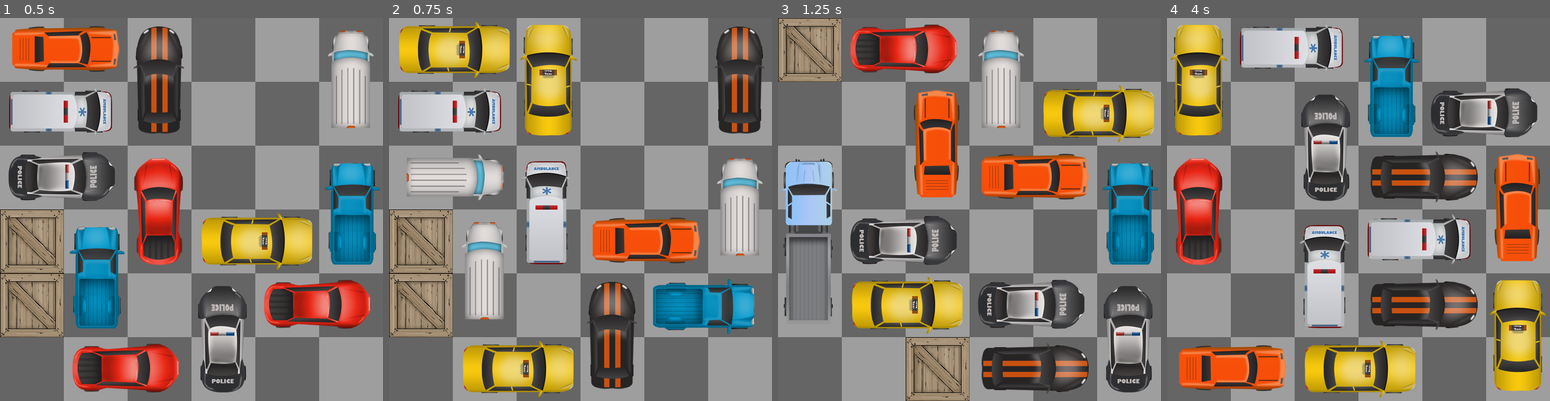
Above: before the commit, frames 1-4 (left to right).
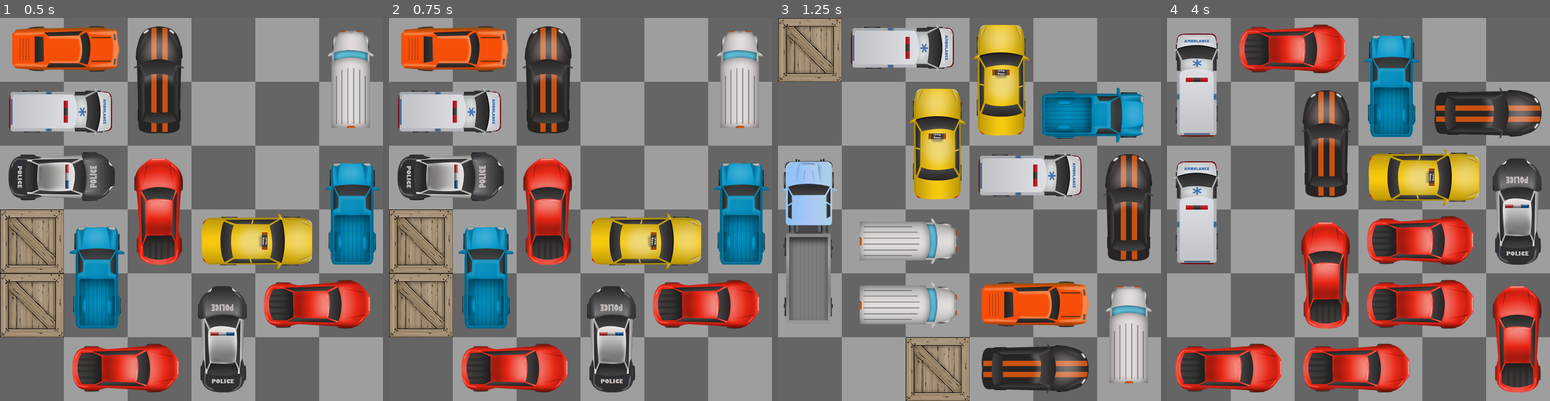
Above: after the commit, the same moments.

Repository: Nahumuss/Rush-Minute-2
Game: Godot game, scene res://Game.tscn
Two runs of this game, one before a commit and one after it. Both use one fixed random seed, a clock stepped at 60 frames per second and the inputs below.
Inputs (mouse positions are in pixels of both pictures, inside the frame that each line leads up to):
- Up to frame 1 (0.5 s): no input
- Up to frame 2 (0.75 s): tap Enter at 0.5 s; move the mouse to (419, 240) at 0.52 s; hold D from 0.53 s (still down); tap R at 0.6 s; click (419, 240) at 0.67 s
- Up to frame 3 (1.25 s): keep holding D; tap B at 0.8 s
- Up to frame 4 (4 s): tap Space at 1.25, 2.75 s; move the mouse to (1327, 370) at 1.27 s; release D at 1.28 s; hold S 1.28-2.03 s; tap B at 1.35, 2.3, 2.85, 3.8 s; click (1327, 370) at 1.42 s; tap R at 1.55, 2.1, 3.05, 3.6 s; tap Enter at 2, 3.5 s; move the mouse to (1454, 370) at 2.02 s; hold D 2.03-2.78 s; click (1454, 370) at 2.17 s; move the mouse to (1197, 48) at 2.77 s; hold W 2.78-3.53 s; click (1197, 48) at 2.92 s; hold A from 3.53 s (still down); click (1197, 48) at 3.67 s

Frame 1 is identical in both runs. In frame 2, 33% of the frame differs, in the area x 2-100%, y 0-100%; in frame 3, 31%; in frame 4, 38%, in the area x 0-100%, y 1-100%.
Error before the commit: Attempt to call function 'get_root' in base 'null instance' on a null instance. (res://Scripts/Tile.gd:66)

Commit message:
added alot of documentation and changed the reset along with a new levle key

Diff:
--- a/Scripts/Area2D.gd
+++ b/Scripts/Area2D.gd
@@ -1,8 +1,10 @@
 extends Area2D
 
+# Triggers when clicking on the Area2D of the tile
 func _input_event(viewport, event, shape_idx):
 	if event is InputEventMouseButton and event.button_index == BUTTON_LEFT and event.is_pressed():
 		self.on_click()
 
+# Triggers when clicking on the Area2D
 func on_click():
 	get_parent().on_click()
--- a/Scripts/Board.gd
+++ b/Scripts/Board.gd
@@ -1,18 +1,22 @@
 extends Node2D
 class_name Board
 
-#The dimentions of the board
+# The dimentions of the board
 const DIMENTIONS = Vector2(6,6)
+
 var rng : RandomNumberGenerator = RandomNumberGenerator.new()
+
+# The current level string
 var level = ''
-#The car that was last clicked by the player
+
+# The car that was last clicked by the player
 var selected_car : Car = null
 
 func _ready():
 	rng.randomize()
 	generate_tiles()
 
-#Generating the tiles
+# Generating the tiles
 func generate_tiles() -> void:
 	var text : String = load_text_file('res://Levels/levels.txt')
 	var levels : Array = text.split("\n")
@@ -35,15 +39,23 @@
 	for key in cars.keys():
 		add_car_auto(cars[key])
 
-func reset() -> void:
+# Removes all cars from the board
+func hard_reset() -> void:
 	for child in get_children():
 		if !(child is Sprite) and !(child is Timer):
 			remove_child(child)
 
+# Returns the cars to their original position
+func soft_reset() -> void:
+	for child in get_children():
+		if child is Car:
+			child.reset();
+
+# Gets a random level form the levels list
 func get_random_level(levels):
-	return levels[rng.randi_range(0,len(levels))].split(' ')[1]
+	return levels[get_random_number(0,len(levels))].split(' ')[1]
 
-#When clicking the car
+# Called when clicking the car
 func on_click(car_clicked : Car, tile_clicked : Tile) -> void:
 	if selected_car != car_clicked:
 		car_clicked.set_selected(true)
@@ -51,22 +63,26 @@
 			selected_car.set_selected(false)
 		selected_car = car_clicked
 
+# Adds a wall to the board
 func add_wall(pos : Vector2):
 	var wall : Wall = preload("res://Prefabs/Wall.tscn").instance()
 	wall.init(pos)
 	add_child(wall)
 
+# Adds a car and oriantate by the tiles given
 func add_car_auto(tiles_pos : Array):
 	if len(tiles_pos) <= 1:
 		add_car(tiles_pos, false)
 	else:
 		add_car(tiles_pos, tiles_pos[1] - tiles_pos[0] == Vector2(1,0))
 
+# Adds a car
 func add_car(tiles_pos : Array, rotated : bool):
 	var car : Car = preload("res://Prefabs/Car.tscn").instance()
 	car.init(tiles_pos, rotated)
 	add_child(car)
 
+# Triggered on a key input
 func _input(event):
 	var timer : Timer = get_child(1)
 	if event is InputEventKey and event.pressed and timer.time_left == 0:
@@ -78,15 +94,16 @@
 			if selected_car:
 				selected_car.move(false)
 		if event.scancode == KEY_R:
-			reset()
-			generate_from_string(level)
+			soft_reset()
 		if event.scancode == KEY_B:
-			reset()
+			hard_reset()
 			generate_tiles()
 
+# Gets a random number
 func get_random_number(min_val : int, max_val : int) -> int:
 	return rng.randi_range(min_val, max_val)
 
+# Loads a text file to the code
 func load_text_file(path) -> String:
 	var f = File.new()
 	var err = f.open(path, File.READ)
--- a/Scripts/Car.gd
+++ b/Scripts/Car.gd
@@ -8,6 +8,7 @@
 func _ready():
 	pass
 
+# Called on the car's initialization
 func init(tiles_pos : Array, direction : bool) -> void:
 	rng.randomize()
 	if direction:
@@ -21,6 +22,7 @@
 	fix_rotation()
 	draw_car()
 
+# Fixes the rotation of the car by the direction variable
 func fix_rotation() -> void:
 	for tile in get_children():
 		var last_rotation = tile.get_rotation_degrees()
@@ -29,13 +31,21 @@
 		elif direction and last_rotation != 0:
 			tile.set_rotation(90)
 
+# Resets the position of the car's tiles
+func reset() -> void:
+	for tile in get_children():
+		tile.reset()
+
+# Sets the car's tiles as selected
 func set_selected(is_selected: bool):
 	for tile in self.get_children():
 		tile.set_selected(is_selected)
 
+# Triggers when clicking on the car (one of its tiles)
 func on_click(tile_clicked : Tile) -> void:
 	get_parent().on_click(self, tile_clicked)
 
+# Applies the texture to the car's tiles
 func draw_car() -> void:
 	var path : String = "res://Sprites/Cars/" + str(length) + "x1/"
 	var textures : Array = get_list_in_dir(path)
@@ -44,6 +54,7 @@
 		for i in range(length):
 			self.get_children()[i].apply_texture(path + chosen, i)
 
+# Get a list of the file name's in a directory
 func get_list_in_dir(path) -> Array:
 	var files = []
 	var dir = Directory.new()
@@ -60,10 +71,12 @@
 	dir.list_dir_end()
 	return files
 
+# Moves the car's tiles forward or backward
 func move_tiles(is_forward : bool):
 	for tile in get_children():
 		tile.move(is_forward)
 
+# Returns true if the car is not blocked by other cars, otherwise false
 func can_move(is_forward : bool):
 	if is_forward:
 		var front : Tile = self.get_child(0)
@@ -72,6 +85,7 @@
 		var back : Tile = self.get_child(len(self.get_children()) - 1)
 		return !back.is_colliding(is_forward) and back.can_move(is_forward)
 
+# Moves the car forward of backward, calls the move_tiles function
 func move(is_forward : bool):
 	if can_move(is_forward):
 		move_tiles(is_forward)
--- a/Scripts/Tile.gd
+++ b/Scripts/Tile.gd
@@ -1,37 +1,37 @@
 extends Node2D
 class_name Tile
 
-# Emitted when a piece is removed
-signal remove_piece
-
-# Emitted when a piece is added
-signal add_piece
-
-onready var forward_ray : RayCast2D = get_node("Forward")
-onready var backward_ray : RayCast2D = get_node("Backward")
-
-var piece = {
-	"exists": false,
-	"piece": null
-}
+onready var forward_ray : RayCast2D = get_node("Forward") # The ray that is triggered if something is in front of the car
+onready var backward_ray : RayCast2D = get_node("Backward") # The ray that is triggered if something is in the back of the car
+var starting_point : Vector2 = Vector2(0,0) # The starting point of the car for reseting
 
 func _ready():
 	forward_ray.add_exception(self.get_child(0))
 	backward_ray.add_exception(self.get_child(0))
+	starting_point = get_tile_board_pos()
 
+# Returns the tile's position by pixels
 func get_tile_pos() -> Vector2:
 	return position
 
+# Sets the tile's position by pixels
 func set_tile_pos(new_pos: Vector2) -> void:
 	position = new_pos
 
+# Returns the tile's position on board (in tiles)
 func get_tile_board_pos() -> Vector2:
 	var pos = get_tile_pos()
 	return Vector2(int(pos.x / 64), int(pos.y / 64))
 
+# Sets the tile's position on board (in tiles)
 func set_tile_board_pos(new_pos: Vector2) -> void:
 	set_tile_pos(new_pos * 64 + Vector2(32,32))
 
+# Resets the tile's position
+func reset() -> void:
+	set_tile_board_pos(starting_point)
+
+# Set's the tile as selected by changing its colour
 func set_selected(is_selected: bool):
 	var sprite : Sprite = get_child(0).get_child(1)
 	if is_selected:
@@ -39,6 +39,7 @@
 	else:
 		sprite.modulate = Color(1,1,1)
 
+# Applies a texture to a tile, cropping the original car texture by its position
 func apply_texture(texture_file, part) -> void:
 	var sprite : Sprite = get_child(0).get_child(1)
 	var texture : Texture = load(texture_file)
@@ -50,22 +51,25 @@
 	var scale = Vector2(64.0 / atlas.region.size.x, 64.0 / atlas.region.size.x)
 	sprite.scale = scale
 
+# Triggers when clicking on the tile
 func on_click() -> void:
 	get_parent().on_click(self)
 
-
-func move(is_forward : bool):
+# Moves the tile forward or backward
+func move(is_forward : bool) -> void:
 	var direction : Vector2 = forward_ray.cast_to - forward_ray.position if is_forward else backward_ray.cast_to - forward_ray.position
 	var new_pos : Vector2 = position + (direction).rotated(self.rotation) * 2
 	var border = 64 * get_tree().get_root().get_node("Board").DIMENTIONS
 	self.position += (direction.rotated(self.rotation) / 33) * 64
 
+# Return's whether the tile can move or not by the board's size
 func can_move(is_forward : bool) -> bool:
 	var direction : Vector2 = forward_ray.cast_to - forward_ray.position if is_forward else backward_ray.cast_to - forward_ray.position
 	var new_pos : Vector2 = position + (direction).rotated(self.rotation) * 2
 	var border = 64 * get_tree().get_root().get_node("Board").DIMENTIONS
 	return new_pos.x > 0 and new_pos.x < border.x and new_pos.y > 0 and new_pos.y < border.y
 
+# Returns whether the car's rays are colliding with objects
 func is_colliding(is_forward : bool):
 	if is_forward:
 		return forward_ray.is_colliding() and forward_ray.get_collider() != self.get_child(0)
--- a/Scripts/Wall.gd
+++ b/Scripts/Wall.gd
@@ -5,11 +5,13 @@
 func _ready():
 	pass
 
+# Called on the wall's initialization
 func init(pos : Vector2):
 	var tile : Tile = load("res://Prefabs/Tile.tscn").instance()
 	tile.set_tile_board_pos(pos)
 	self.add_child(tile)
 	tile.apply_texture('res://Sprites/box.png', 0)
 
+# Triggers when clicking on the wall
 func on_click(tile : Tile):
 	pass
